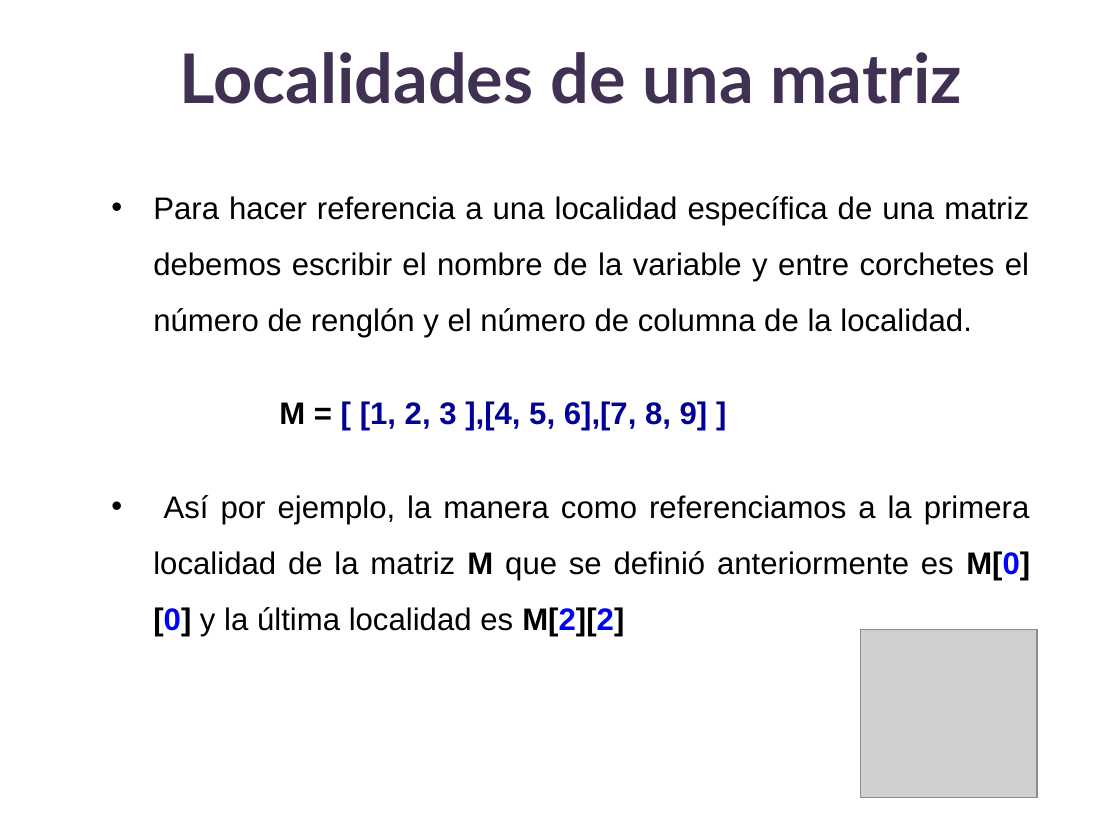
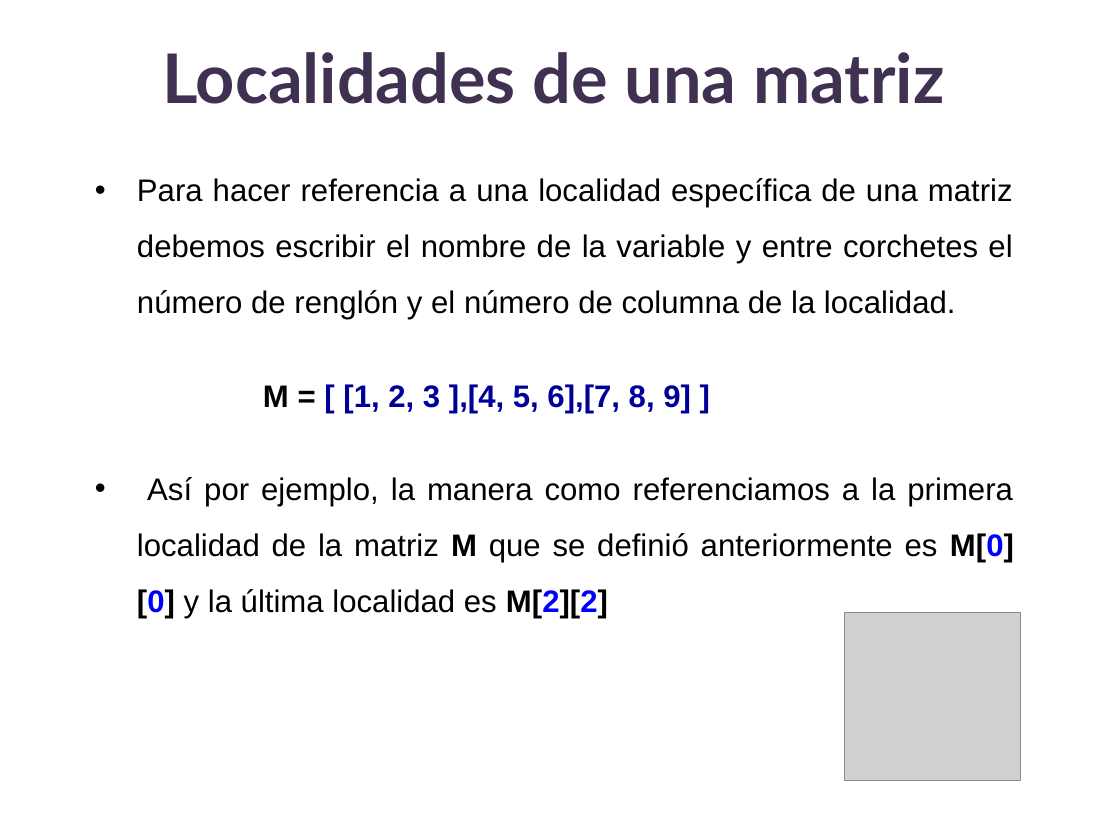
Before and after one commit to lizetheP/PensamientoC, a slide deck: slide 7 of calendario/documentos/8_Matrices.pptx. Drawn at 1120x840 pixels with LibreOffice and Linux fonts; fonts in the diff are those of the drawing; grey boxes stand for pictures. Boxes give left, top, right and bottom in pixels: in the first picture for what was removed or moved away, otherwise in the second. Text is boxed around its words. In the diff, an @@ line names an element or a change of style, - is before the commit and + after.

```diff
--- a/calendario/documentos/8_Matrices.pptx
+++ b/calendario/documentos/8_Matrices.pptx
@@ text "Localidades de una matriz": place and size @@
-text "Localidades de una matriz" at (180, 52, 962, 104)
+text "Localidades de una matriz" at (162, 52, 944, 104)
@@ text "Para hacer referencia a una ...": place and size @@
-text "Para hacer referencia a una ..." at (153, 196, 1030, 636)
+text "Para hacer referencia a una ..." at (137, 178, 1014, 618)
@@ picture: place and size @@
-picture at (861, 629, 1037, 797)
+picture at (844, 613, 1020, 781)
```
Also in this commit, not shown: 7 other slides changed, 10 other files.
